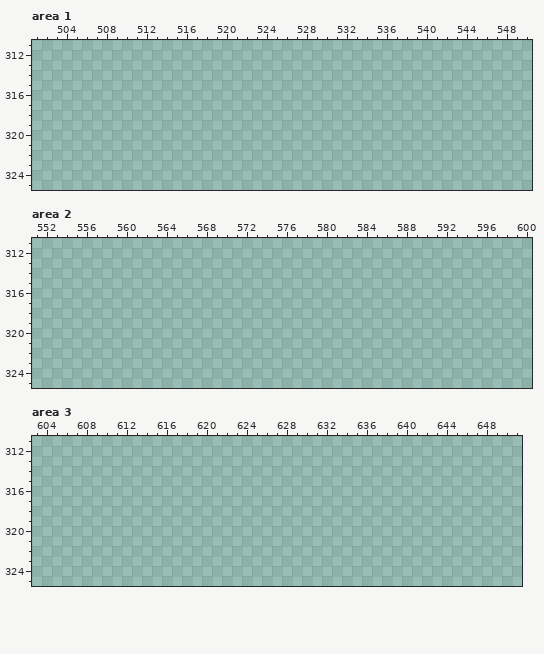
Two states of a pixel-art file, assets/GUI concept.aseprite. Above: the version before the commit.
778x506 pixels, 1 frame. Colours within 5 levels of each other are drawn and written as one. Shown: area 1: x 501..550, y 311..325; area 2: x 551..600, y 311..325; area 3: x 603..651, y 311..325. The commit also changed other parts of the picture, which this record leaves out.
After the commit:
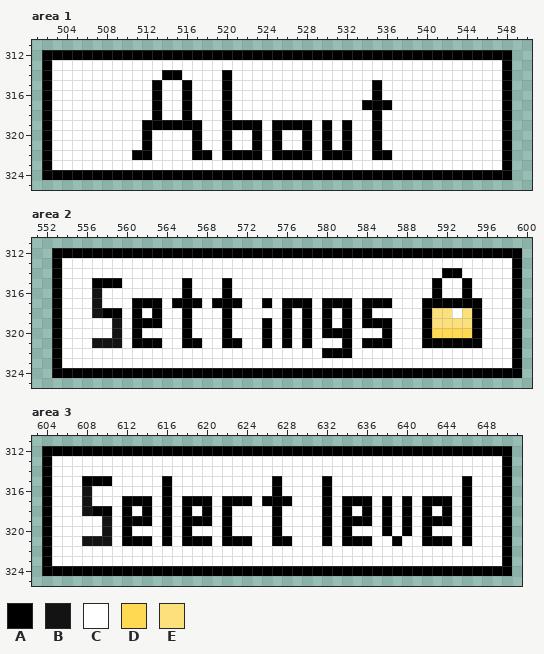
Palette (. is transparent): A #000000  B #131313  C #ffffff  D #ffd951  E #fce07c
Message: Remade Main Menu
Diff:
Changed rows in their new state; - is an unchanged pixel.
Area 1, layer "Main Menu":
first column x 502:
312 AAAAAAAAAAAAAAAAAAAAAAAAAAAAAAAAAAAAAAAAAAAAAAA
313 ACCCCCCCCCCCCCCCCCCCCCCCCCCCCCCCCCCCCCCCCCCCCCA
314 ACCCCCCCCCCCAACCCCACCCCCCCCCCCCCCCCCCCCCCCCCCCA
315 ACCCCCCCCCCACCACCCACCCCCCCCCCCCCCACCCCCCCCCCCCA
316 ACCCCCCCCCCACCACCCACCCCCCCCCCCCCCACCCCCCCCCCCCA
317 ACCCCCCCCCCACCACCCACCCCCCCCCCCCCAAACCCCCCCCCCCA
318 ACCCCCCCCCCACCACCCACCCCCCCCCCCCCCACCCCCCCCCCCCA
319 ACCCCCCCCCAAAAAACCAAAACAAAACACACCACCCCCCCCCCCCA
320 ACCCCCCCCCACCCCACCACCACACCACACACCACCCCCCCCCCCCA
321 ACCCCCCCCCACCCCACCACCACACCACACACCACCCCCCCCCCCCA
322 ACCCCCCCCAACCCCAACAAAACAAAACAAACCAACCCCCCCCCCCA
323 ACCCCCCCCCCCCCCCCCCCCCCCCCCCCCCCCCCCCCCCCCCCCCA
324 AAAAAAAAAAAAAAAAAAAAAAAAAAAAAAAAAAAAAAAAAAAAAAA
Area 2, layer "Main Menu":
first column x 553:
312 AAAAAAAAAAAAAAAAAAAAAAAAAAAAAAAAAAAAAAAAAAAAAAA
313 ACCCCCCCCCCCCCCCCCCCCCCCCCCCCCCCCCCCCCCCCCCCCCA
314 ACCCCCCCCCCCCCCCCCCCCCCCCCCCCCCCCCCCCCCAACCCCCA
315 ACCCAAACCCCCCACCCACCCCCCCCCCCCCCCCCCCCACCACCCCA
316 ACCCBCCCCCCCCACCCACCCCCCCCCCCCCCCCCCCCACCACCCCA
317 ACCCBCCCAAACAAACAAACCACAAACAAACAAACCCAAAAAACCCA
318 ACCCBAACACACCACCCACCCCCACACACACACCCCCAEECEACCCA
319 ACCCCCBCAAACCACCCACCCACACACACACAAACCCAEEEEACCCA
320 ACCCCCBCACCCCACCCACCCACACACAAACCCACCCADDDDACCCA
321 ACCCBBBCAAACCAACCAACCACACACCCACAAACCCAAAAAACCCA
322 ACCCCCCCCCCCCCCCCCCCCCCCCCCAAACCCCCCCCCCCCCCCCA
323 ACCCCCCCCCCCCCCCCCCCCCCCCCCCCCCCCCCCCCCCCCCCCCA
324 AAAAAAAAAAAAAAAAAAAAAAAAAAAAAAAAAAAAAAAAAAAAAAA
Area 3, layer "Main Menu":
first column x 604:
312 AAAAAAAAAAAAAAAAAAAAAAAAAAAAAAAAAAAAAAAAAAAAAAA
313 ACCCCCCCCCCCCCCCCCCCCCCCCCCCCCCCCCCCCCCCCCCCCCA
314 ACCCCCCCCCCCCCCCCCCCCCCCCCCCCCCCCCCCCCCCCCCCCCA
315 ACCCAAACCCCCACCCCCCCCCCACCCCACCCCCCCCCCCCCACCCA
316 ACCCBCCCCCCCACCCCCCCCCCACCCCACCCCCCCCCCCCCACCCA
317 ACCCBCCCAAACACAAACAAACAAACCCACAAACACACAAACACCCA
318 ACCCBAACACACACACACACCCCACCCCACACACACACACACACCCA
319 ACCCCCBCAAACACAAACACCCCACCCCACAAACACACAAACACCCA
320 ACCCCCBCACCCACACCCACCCCACCCCACACCCACACACCCACCCA
321 ACCCBBBCAAACACAAACAAACCAACCCACAAACCACCAAACACCCA
322 ACCCCCCCCCCCCCCCCCCCCCCCCCCCCCCCCCCCCCCCCCCCCCA
323 ACCCCCCCCCCCCCCCCCCCCCCCCCCCCCCCCCCCCCCCCCCCCCA
324 AAAAAAAAAAAAAAAAAAAAAAAAAAAAAAAAAAAAAAAAAAAAAAA
Where, in picture pixels (left, top, right, bottom), the same in both pictures:
added: (42, 50, 512, 180)
added: (52, 248, 522, 378)
added: (42, 446, 512, 576)
